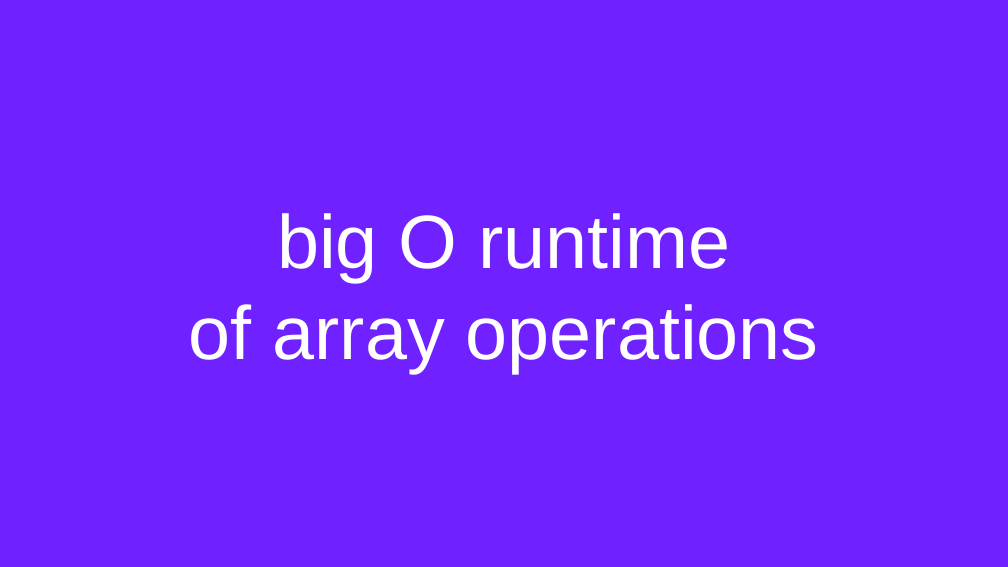
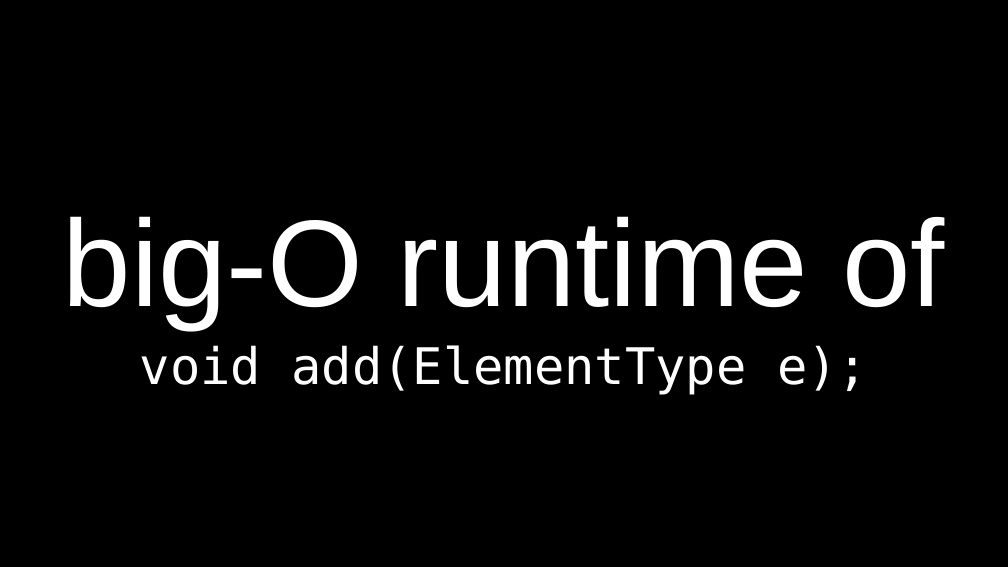
Before and after one commit to james-bern/CS136-SLIDES, a slide deck: slide 76 of 2024/Scratch.pptx (slide 21 before the commit). Drawn at 1008x567 pixels with LibreOffice and Linux fonts; fonts in the diff are those of the drawing. Boxes give left, top, right and bottom in pixels: in the first picture for what was removed or moved away, otherwise in the second. Text is boxed around its words. In the diff, an @@ line names an element or a change of style, - is before the commit and + after.

```diff
--- a/2024/Scratch.pptx
+++ b/2024/Scratch.pptx
@@ background #7021FF to #000000 @@
@@ title at bbox=[63, 216, 945, 395]: text changed; size 54 to 36 pt; font Arial to DejaVu Sans Mono @@
-big O runtime
-of array operations
+big-O runtime of void add(ElementType e);
```
Also in this commit, not shown: 41 other slides changed, 50 slides added, 29 slides removed, 6 other files.
